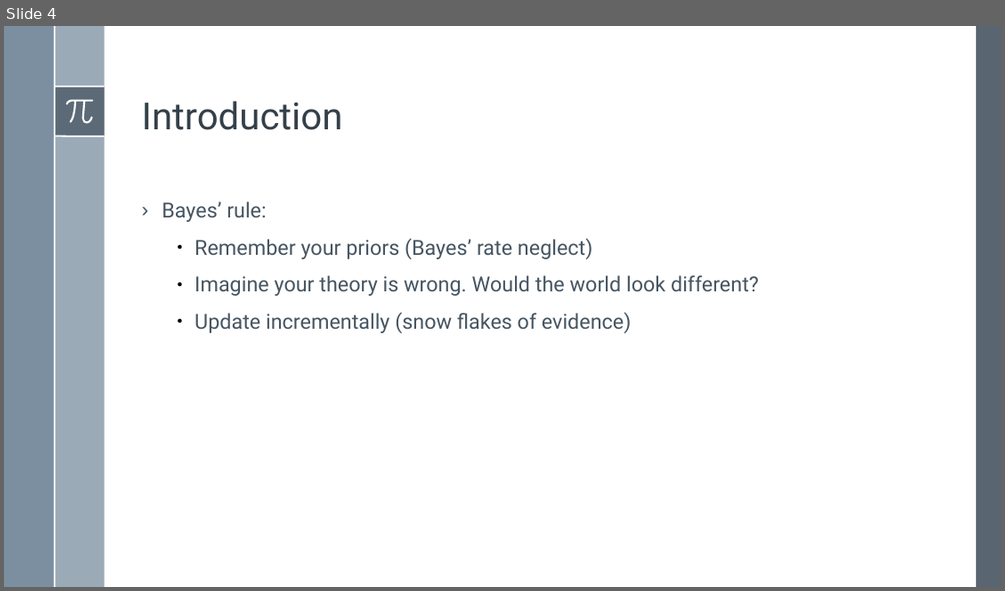
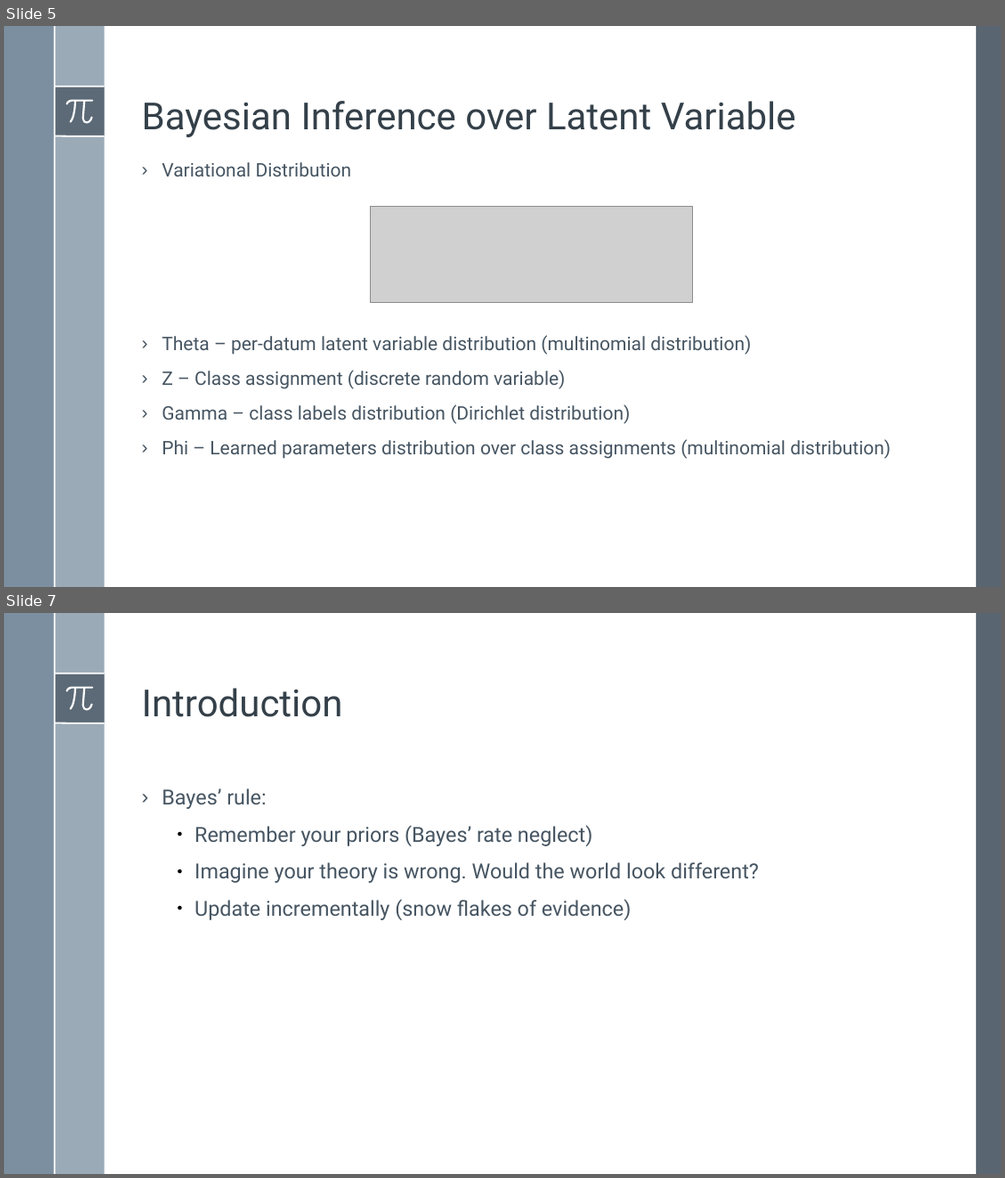
Before and after one commit to BardiaMojra/presentations, a slide deck: unified_probabilistic_deep_continual_learning_through_generative_replay_and_open_set_recognition/presentation.odp. Shown one above the other, each under a label of ours: slide 4 before the commit, slides 5 and 7 after it; the slides between them are not shown. The pictures are 1005x591 and 1005x1178 pixels, drawn with LibreOffice and Linux fonts; fonts in the diff are those of the drawing; grey boxes stand for pictures; background and template pictures are left out. Boxes give left, top, right and bottom in pixels: in the first picture for what was removed or moved away, otherwise in the second. Text is boxed around its words. In the diff, an @@ line names an element or a change of style, - is before the commit and + after.

```diff
--- a/unified_probabilistic_deep_continual_learning_through_generative_replay_and_open_set_recognition/presentation.odp
+++ b/unified_probabilistic_deep_continual_learning_through_generative_replay_and_open_set_recognition/presentation.odp
@@ slide 5 added at [4,26,1001,587], background #FFFFFF; not listed: 8 template elements that a slide beside it also shows @@
@@ text added at [142,101,796,137], 36 pt, text #344049 @@
+Bayesian Inference over Latent Variable
@@ text added at [162,162,890,459], 18 pt, text #465562 @@
+› Variational Distribution
+› Theta – per-datum latent variable distribution (multinomial distribution)
+› Z – Class assignment (discrete random variable)
+› Gamma – class labels distribution (Dirichlet distribution)
+› Phi – Learned parameters distribution over class assignments (multinomial distribution)
@@ picture added at [371,206,692,303] @@
@@ what was slide 4 is now slide 7 @@
```
Also in this commit, not shown: 1 slide changed, 4 other slides added, 2 slides removed, 4 other files.
